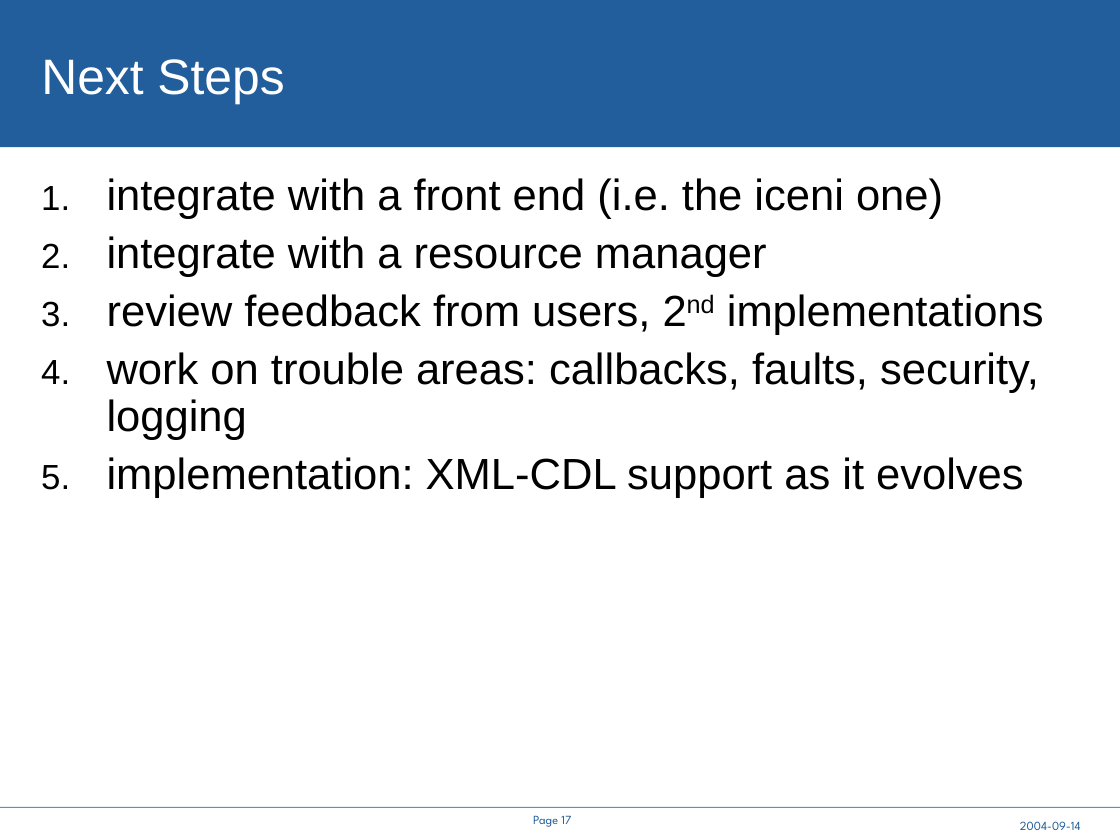
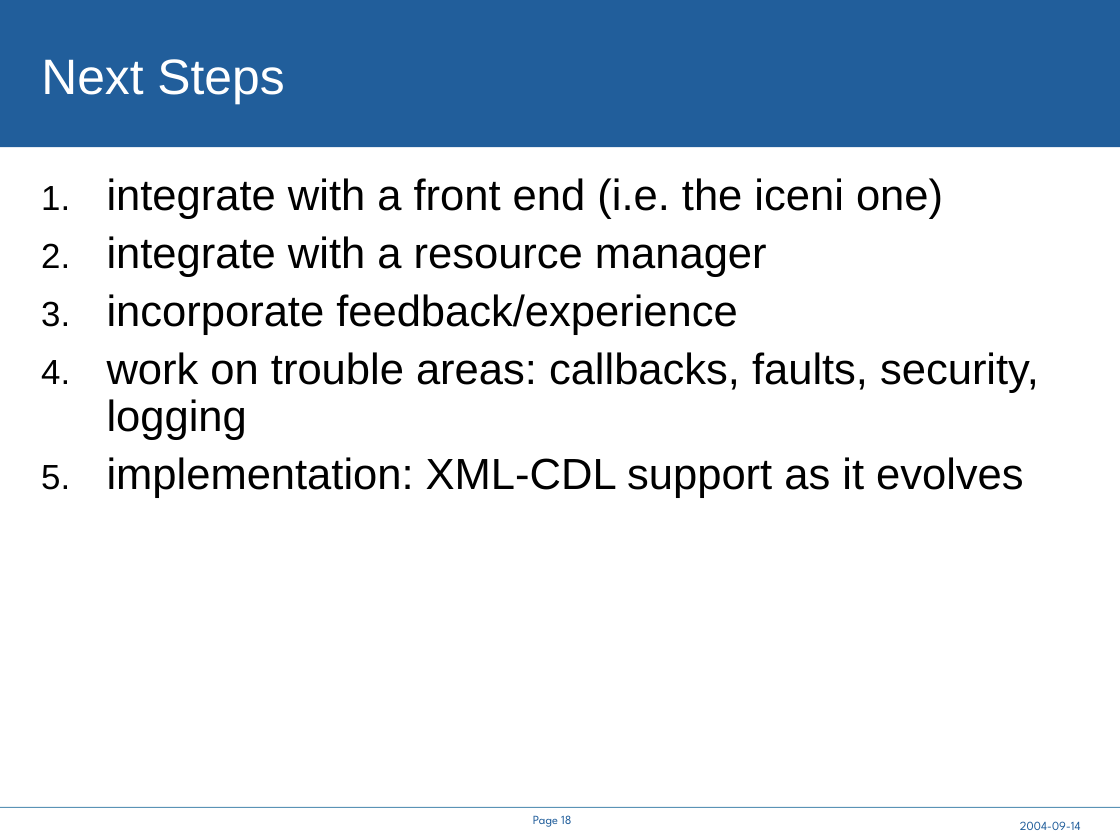
Before and after one commit to steveloughran/smartfrog, a slide deck: slide 18 of core/components/cddlm/doc/A Service API for deployment.ppt (slide 17 before the commit). Drawn at 1120x840 pixels with LibreOffice and Linux fonts; fonts in the diff are those of the drawing; background and template pictures are left out. Boxes give left, top, right and bottom in pixels: in the first picture for what was removed or moved away, otherwise in the second. Text is boxed around its words. In the diff, an @@ line names an element or a change of style, - is before the commit and + after.

```diff
--- a/core/components/cddlm/doc/A Service API for deployment.ppt
+++ b/core/components/cddlm/doc/A Service API for deployment.ppt
@@ text at box(107, 294, 738, 335): text changed @@
-3. review feedback from users, 2nd implementations
+3. incorporate feedback/experience
@@ page number at box(533, 815, 572, 827): text changed @@
-Page 17
+Page 18
```
Also in this commit, not shown: 7 other slides changed, 2 slides added, 1 slide removed, 2 other files.
